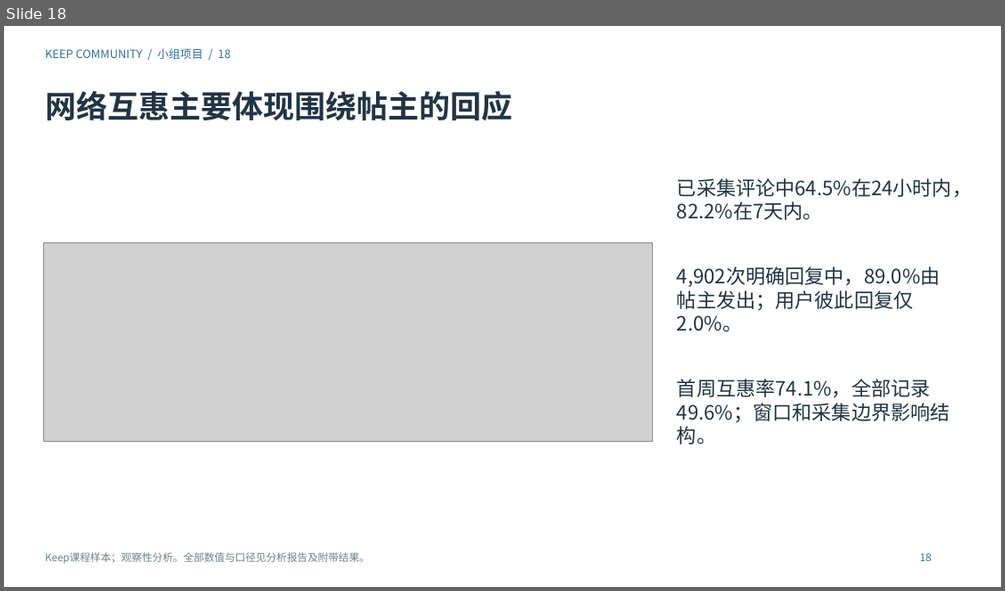
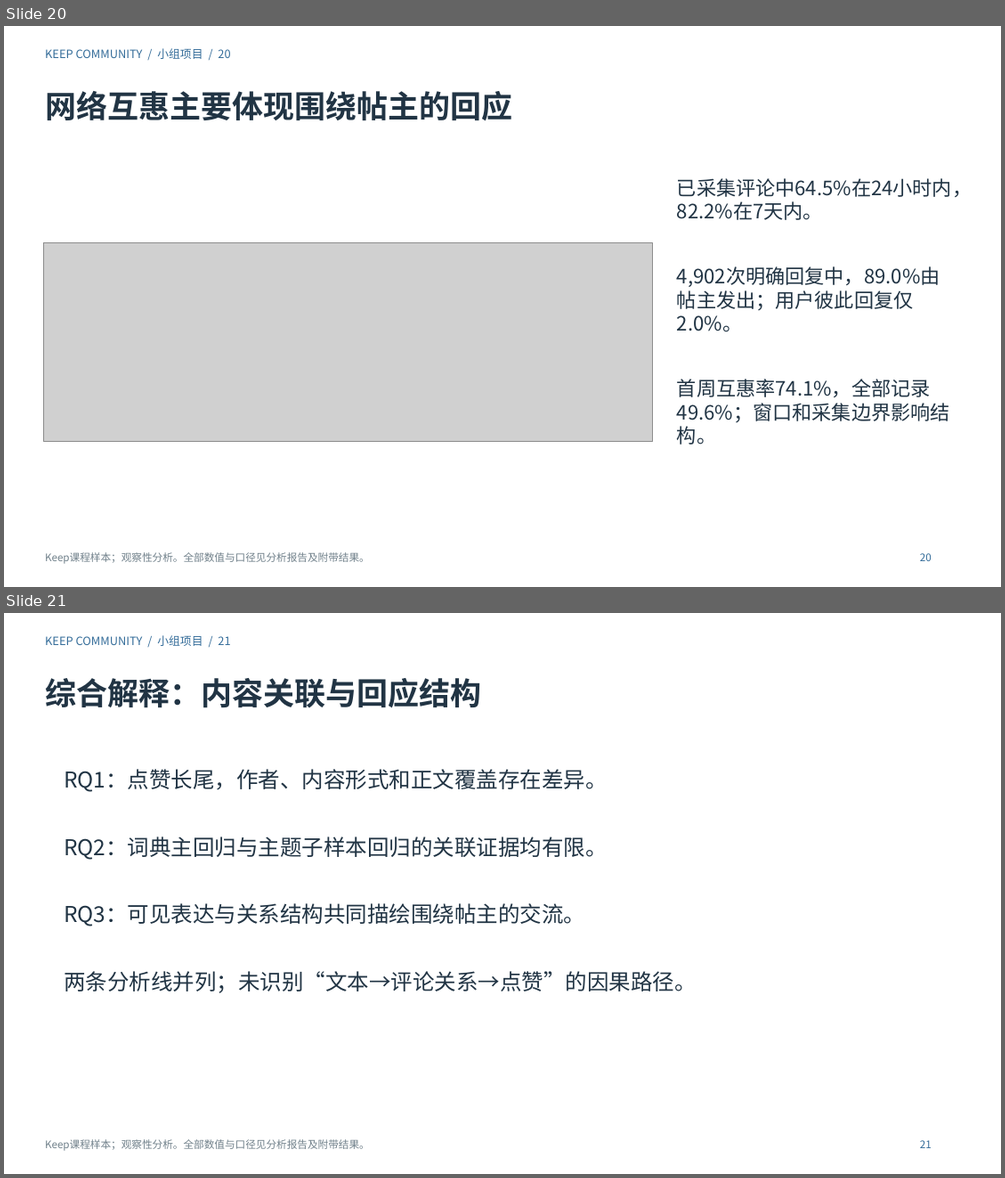
Before and after one commit to Charlie-ChenLin/keep-community-analysis, a slide deck: 演示文稿.pptx. Shown one above the other, each under a label of ours: slide 18 before the commit, slides 20 and 21 after it. The pictures are 1005x591 and 1005x1178 pixels, drawn with LibreOffice and Linux fonts; fonts in the diff are those of the drawing; grey boxes stand for pictures. Boxes give left, top, right and bottom in pixels: in the first picture for what was removed or moved away, otherwise in the second. Text is boxed around its words. In the diff, an @@ line names an element or a change of style, - is before the commit and + after.

```diff
--- a/演示文稿.pptx
+++ b/演示文稿.pptx
@@ slide 21 added at (4, 613, 1001, 1174), background #FFFFFF @@
@@ text added at (45, 635, 230, 646), 11 pt, text #356D9A @@
+KEEP COMMUNITY / 小组项目 / 21
@@ text added at (45, 678, 481, 708), 30 pt, text #213444, bold @@
+综合解释：内容关联与回应结构
@@ text added at (64, 769, 696, 993), 21 pt, text #213444 @@
+RQ1：点赞长尾，作者、内容形式和正文覆盖存在差异。
+RQ2：词典主回归与主题子样本回归的关联证据均有限。
+RQ3：可见表达与关系结构共同描绘围绕帖主的交流。
+两条分析线并列；未识别“文本→评论关系→点赞”的因果路径。
@@ text added at (45, 1139, 370, 1151), 10 pt, text #71818B @@
+Keep课程样本；观察性分析。全部数值与口径见分析报告及附带结果。
@@ text added at (920, 1140, 931, 1148), 10 pt, text #356D9A @@
+21
@@ what was slide 18 is now slide 20 @@
@@ slide 20 changed as well @@
@@ text at (45, 48, 230, 59): text changed @@
-KEEP COMMUNITY / 小组项目 / 18
+KEEP COMMUNITY / 小组项目 / 20
@@ text at (920, 553, 931, 561): text changed @@
-18
+20
```
Also in this commit, not shown: 15 other slides changed, 2 other slides added, 56 other files.
